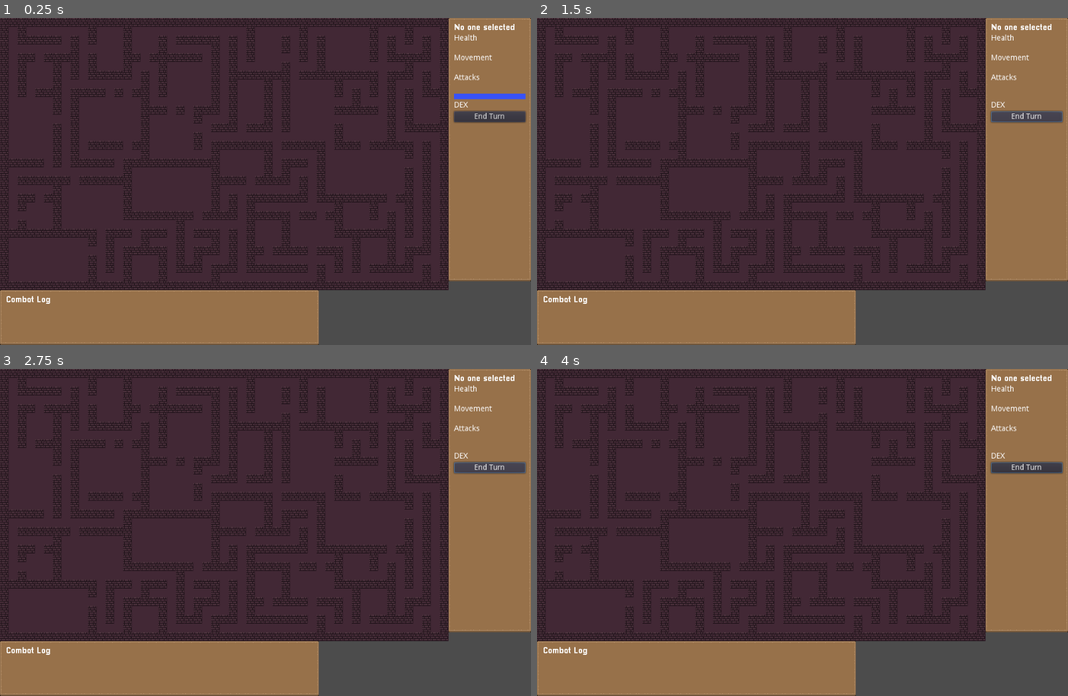
Above: before the commit, frames 1-4 (two rows, left to right).
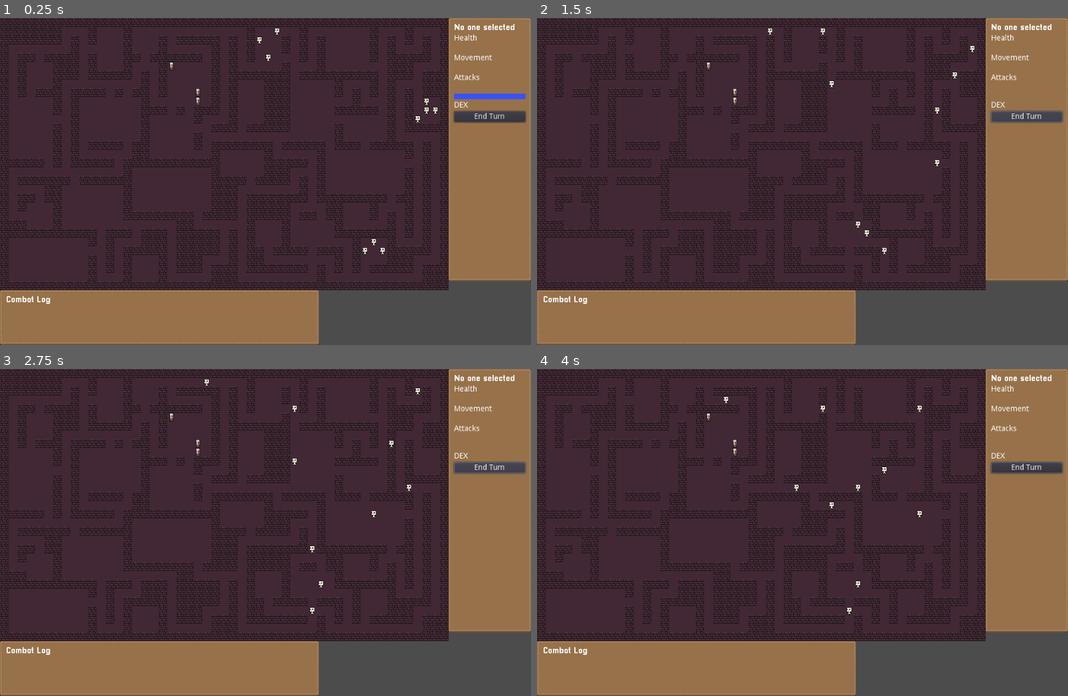
Above: after the commit, the same moments.

Repository: dyerw/ad-infernum
Game: Godot game, scene res://Game.tscn
Same seed, same stepped clock (60 frames per second), same inputs: the game is played once before the commit and once after it.
Inputs (mouse positions are in pixels of both pictures, inside the frame that each line leads up to):
- Up to frame 1 (0.25 s): no input
- Up to frame 2 (1.5 s): click "End Turn" at 0.5 s; click "End Turn" at 1.25 s
- Up to frame 3 (2.75 s): click "End Turn" at 2 s
- Up to frame 4 (4 s): tap Enter at 2.75 s; move the mouse to (919, 516) at 2.77 s; click (919, 516) at 2.92 s; tap Space at 3.5 s; move the mouse to (696, 548) at 3.52 s; click (696, 548) at 3.67 s

The runs differ from the first frame. In frame 1, 0.8% of the frame differs, in the area x 1-83%, y 2-81%; in frame 2, 0.8%; in frame 3, 0.8%; in frame 4, 0.8%.

Commit message:
Fill rooms with player chars and enemies

Diff:
--- a/Game.gd
+++ b/Game.gd
@@ -6,6 +6,7 @@
 var attack_cursor = load("res://attack_cursor.png")
 
 const MapGenUtil = preload("utils/MapGen.gd")
+const Rand = preload("utils/Rand.gd")
 
 const map_height = 31
 const map_width = 51
@@ -174,16 +175,42 @@
 			selected_entity.attack(enemy, path.size())
 			_deselect_entity()
 
+func _get_all_positions_in_rect(rect: Rect2) -> Array:
+	var positions = []
+	for x in range(rect.position.x, rect.position.x + rect.size.x):
+		for y in range(rect.position.y, rect.position.y + rect.size.y):
+			positions.push_back(Vector2(x, y))
+	return positions
+
+func _place_player_units_in_room(room):
+	var names = ["Matt", "Liam", "Dave", "Beth", "Tommy", "Harold", "Pikachu"]
+	var positions = _get_all_positions_in_rect(room)
+	for i in range(3):
+		var p = Rand.choose(positions)
+		var n = Rand.choose(names)
+		_add_player_unit(p.x, p.y, n)
+		print(p)
+		positions.remove(positions.find(p))
+
+func _place_enemy_units_in_room(room):
+	var positions = _get_all_positions_in_rect(room)
+	for i in range(Rand.int_range(3, 5)):
+		var p = Rand.choose(positions)
+		_add_enemy_unit(p.x, p.y, "Skeleton")
+		positions.remove(positions.find(p))
+
 func _add_player_unit(x, y, name):
 	var e = Entity.instance()
 	e.init(x, y, name)
 	add_child(e)
+	entities.push_back(e)
 	return e
 
 func _add_enemy_unit(x, y, name):
 	var e = EnemyEntity.instance()
 	e.init(x, y, name)
 	add_child(e)
+	enemy_entities.push_back(e)
 	return e
 
 func get_nearest_player_unit(pos: Vector2):
@@ -222,17 +249,13 @@
 	map = map_gen.generate(map_width, map_height)
 	DungeonMap.draw_map(map)
 	_initialize_astar(map)
-	return
-
-	entities.push_back(_add_player_unit(0, 0, "Bob"))
-	entities.push_back(_add_player_unit(1, 0, "Rick"))
-	entities.push_back(_add_player_unit(29, 0, "Stan"))
-
-	for i in range(10):
-		var x = randi() % map_width
-		var y = randi() % map_height
-		if  not is_entity_at_position(Vector2(x, y)) and MapGenUtil.is_passable(map[x][y]):
-			enemy_entities.push_back(_add_enemy_unit(x, y, "Skeleton"))
+
+	var rooms = map_gen.rooms.duplicate()
+	_place_player_units_in_room(rooms[0])
+	rooms.pop_front()
+	for room in rooms:
+		if Rand.one_in(5):
+			_place_enemy_units_in_room(room)
 
 func kill_entity(entity):
 	unblock_pathing_to_point(Vector2(entity.gridX, entity.gridY))
--- a/utils/MapGen.gd
+++ b/utils/MapGen.gd
@@ -13,7 +13,7 @@
 var room_extra_size: int = 0
 var winding_percent: int = 50
 
-var _rooms: Array = [] # :: [Rect2]
+var rooms: Array = [] # :: [Rect2]
 var _regions = [] # :: [[int]]
 
 var _current_region: int = -1
@@ -155,6 +155,28 @@
 			if Rand.one_in(extra_connector_chance):
 				area[other_connector.x][other_connector.y] = Tiles.FLOOR
 		connectors = new_connectors
+	print(merged)
+
+func _remove_dead_ends(area):
+	var done = false
+
+	while not done:
+		done = true
+
+		for x in range(1, area.size() - 1):
+			for y in range(1, area[x].size() - 1):
+				if area[x][y] == Tiles.WALL:
+					continue
+
+				var exits = 0
+				for dir in all_directions:
+					var t = _get_tile_in_direction(Vector2(x, y), dir)
+					if not area[t.x][t.y] == Tiles.WALL:
+						exits += 1
+
+				if exits == 1:
+					done = false
+					area[x][y] = Tiles.WALL
 
 func generate(width, height):
 	if width % 2 == 0 or height % 2 == 0:
@@ -180,6 +202,7 @@
 					_grow_maze(area, pos)
 
 	_connect_regions(area)
+	_remove_dead_ends(area)
 	return area
 
 func _debug_print_regions():
@@ -223,7 +246,7 @@
 		var room = Rect2(x, y, width, height)
 
 		var overlaps = false
-		for other in _rooms:
+		for other in rooms:
 			if room.intersects(other):
 				overlaps = true
 				break
@@ -231,7 +254,7 @@
 		if overlaps:
 			continue
 
-		_rooms.push_back(room)
+		rooms.push_back(room)
 
 		_current_region += 1
 		_carve_rect(area, room)
